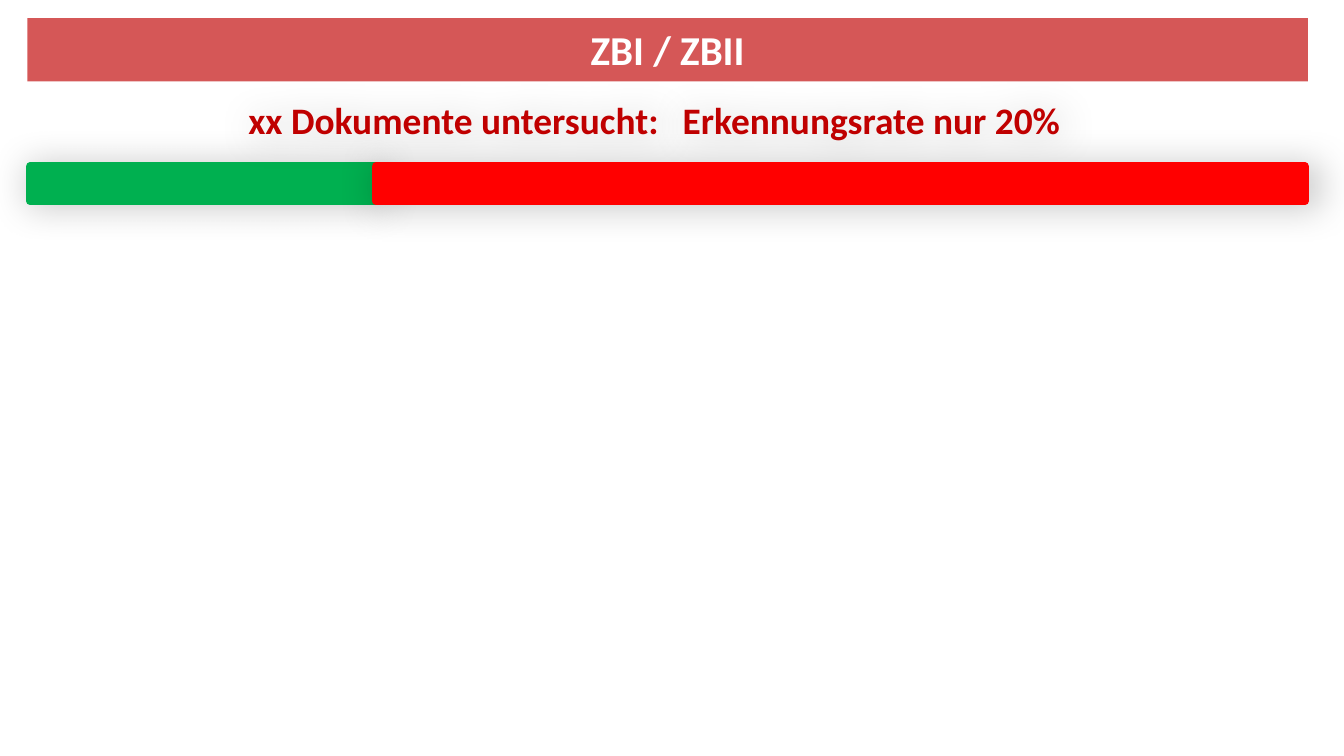
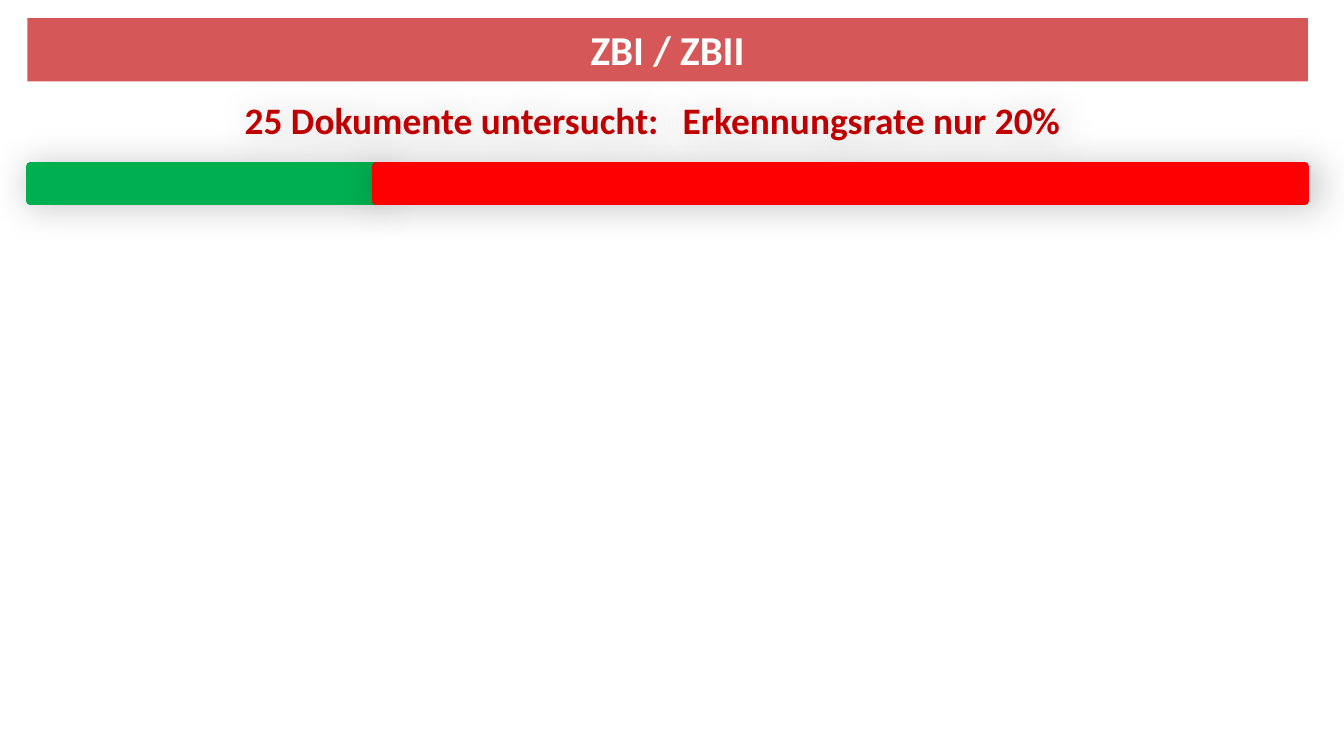
Before and after one commit to runmat/mj, a slide deck: slide 3 of Jahresziele/2015/ABBYY/Fazit-ZBII.pptx. Drawn at 1344x756 pixels with LibreOffice and Linux fonts; fonts in the diff are those of the drawing. Boxes give left, top, right and bottom in pixels: in the first picture for what was removed or moved away, otherwise in the second. Text is boxed around its words. In the diff, an @@ line names an element or a change of style, - is before the commit and + after.

```diff
--- a/Jahresziele/2015/ABBYY/Fazit-ZBII.pptx
+++ b/Jahresziele/2015/ABBYY/Fazit-ZBII.pptx
@@ text at (245, 107, 658, 135): text changed @@
-xx Dokumente untersucht:
+25 Dokumente untersucht:
```
Also in this commit, not shown: 9 other files.
